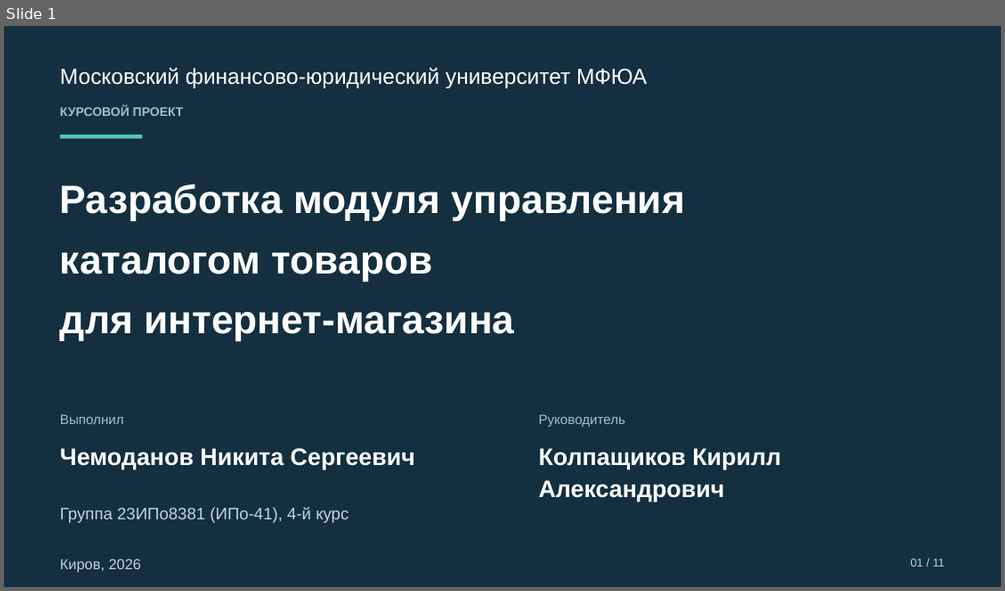
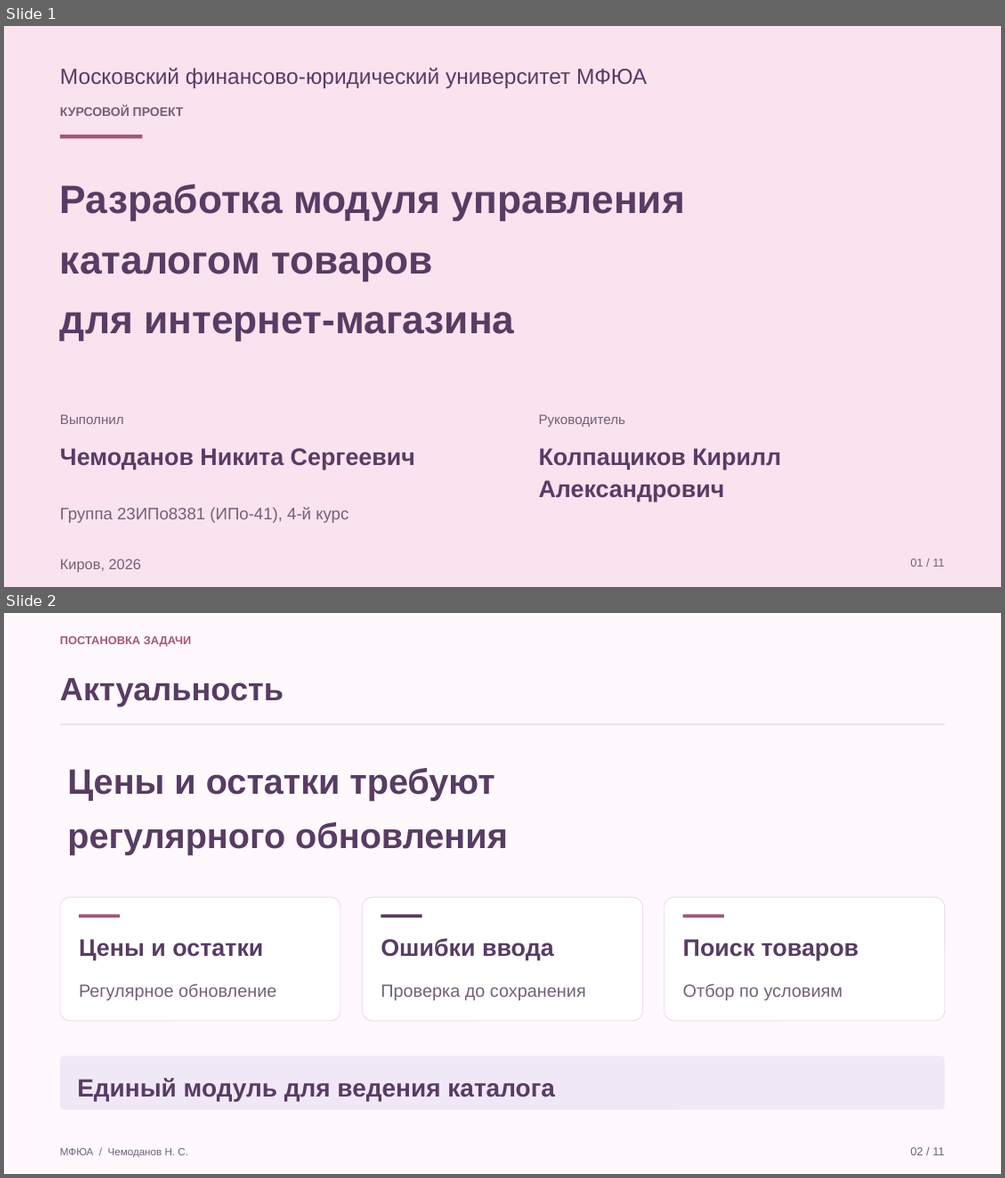
Before and after one commit to Koryza/kyyyyyrsach, a slide deck: docs/defense/catalog_defense.pptx. Shown one above the other, each under a label of ours: slide 1 before the commit, slides 1 and 2 after it. The pictures are 1005x591 and 1005x1178 pixels, drawn with LibreOffice and Linux fonts; fonts in the diff are those of the drawing. Boxes give left, top, right and bottom in pixels: in the first picture for what was removed or moved away, otherwise in the second. Text is boxed around its words. In the diff, an @@ line names an element or a change of style, - is before the commit and + after.

Commit message:
Поменял цвета и исправил актуальность

```diff
--- a/docs/defense/catalog_defense.pptx
+++ b/docs/defense/catalog_defense.pptx
@@ slide 2 added at (4, 613, 1001, 1174), background #FFF8FC @@
@@ text added at (60, 636, 192, 647), 11 pt, text #A3567A, bold @@
+ПОСТАНОВКА ЗАДАЧИ
@@ text added at (60, 678, 283, 706), 31 pt, text #583C64, bold @@
+Актуальность
@@ rectangle added at (60, 723, 945, 725), fill #EADDE9 @@
@@ text added at (67, 768, 508, 855), 34 pt, text #583C64, bold @@
+Цены и остатки требуют
+регулярного обновления
@@ rounded rectangle added at (60, 897, 340, 1021), fill #FFFFFF, outline #EADDE9 0.8 pt @@
@@ rounded rectangle added at (362, 897, 643, 1021), fill #FFFFFF, outline #EADDE9 0.8 pt @@
@@ rounded rectangle added at (664, 897, 945, 1021), fill #FFFFFF, outline #EADDE9 0.8 pt @@
@@ rectangle added at (79, 915, 120, 917), fill #A3567A @@
@@ rectangle added at (380, 915, 422, 917), fill #583C64 @@
@@ rectangle added at (683, 915, 724, 917), fill #A3567A @@
@@ text added at (79, 939, 263, 960), 23 pt, text #583C64, bold @@
+Цены и остатки
@@ text added at (380, 938, 554, 960), 23 pt, text #583C64, bold @@
+Ошибки ввода
@@ text added at (683, 939, 858, 960), 23 pt, text #583C64, bold @@
+Поиск товаров
@@ text added at (79, 983, 276, 1000), 17 pt, text #726078 @@
+Регулярное обновление
@@ text added at (380, 984, 586, 1000), 17 pt, text #726078 @@
+Проверка до сохранения
@@ text added at (683, 983, 843, 1000), 17 pt, text #726078 @@
+Отбор по условиям
@@ rounded rectangle added at (60, 1055, 945, 1110), fill #F0E8F7 @@
@@ text added at (77, 1078, 555, 1101), 24 pt, text #583C64, bold @@
+Единый модуль для ведения каталога
@@ text added at (60, 1148, 188, 1158), 10 pt, text #726078 @@
+МФЮА / Чемоданов Н. С.
@@ text added at (910, 1147, 944, 1155), 11 pt, text #726078 @@
+02 / 11
@@ slide 1 changed as well @@
@@ background #F6F8F9 to #FFF8FC @@
@@ rectangle at (4, 26, 1001, 587): fill #132F40 to #F8E3EE @@
@@ rectangle at (60, 135, 142, 139): fill #56C9B5 to #A3567A @@
@@ text colour #9FC1CC to #726078 in 3 elements at (60, 106, 184, 116), (60, 414, 124, 424), (539, 414, 625, 426) @@
@@ text colour #FFFFFF to #583C64 in 4 elements at (60, 68, 647, 88), (60, 184, 685, 341), (60, 448, 415, 469), (539, 448, 781, 501) @@
@@ text colour #C2D5DE to #726078 in 3 elements at (60, 507, 348, 523), (60, 558, 141, 572), (910, 558, 944, 566) @@
```
Also in this commit, not shown: 9 other slides changed, 1 slide removed, 8 other files.
